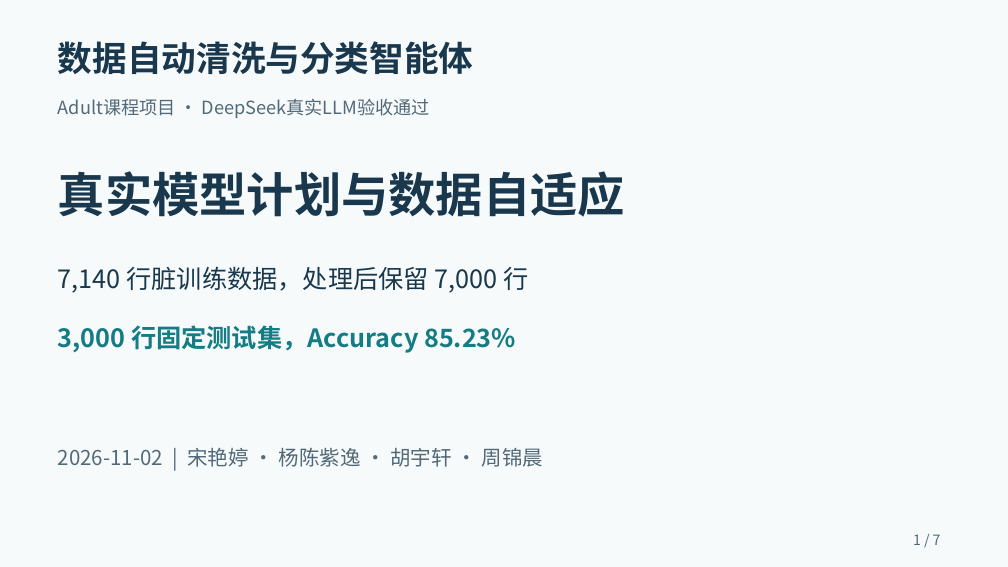
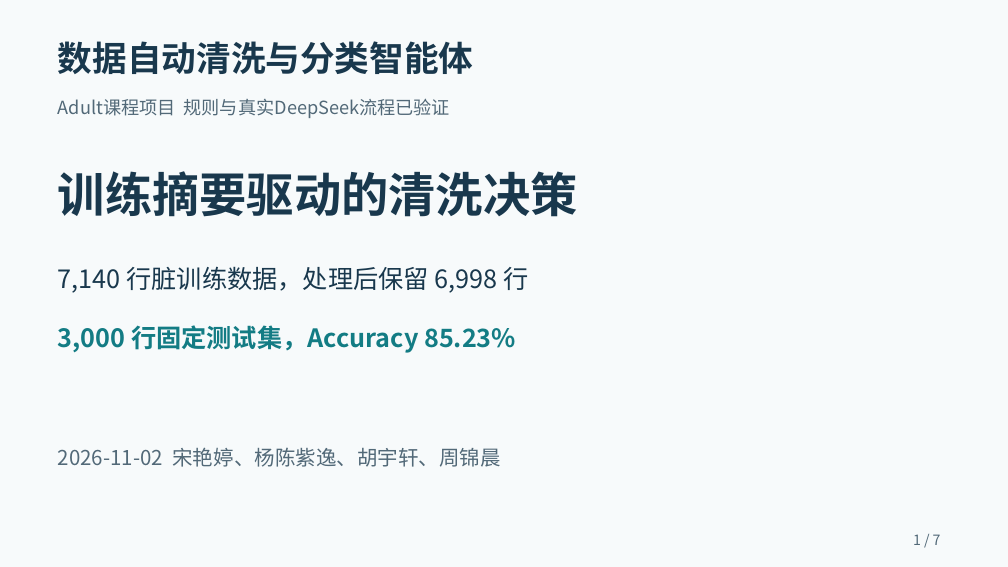
Before and after one commit to 2026-XJTU-UG-DM-Assignment-10/data_agent_course, a slide deck: slide 1 of docs/presentation.pptx. Drawn at 1008x567 pixels with LibreOffice and Linux fonts; fonts in the diff are those of the drawing. Boxes give left, top, right and bottom in pixels: in the first picture for what was removed or moved away, otherwise in the second. Text is boxed around its words. In the diff, an @@ line names an element or a change of style, - is before the commit and + after.

```diff
--- a/docs/presentation.pptx
+++ b/docs/presentation.pptx
@@ text at (58,99,450,118): text changed @@
-Adult课程项目 · DeepSeek真实LLM验收通过
+Adult课程项目 规则与真实DeepSeek流程已验证
@@ text at (58,171,578,217): text changed @@
-真实模型计划与数据自适应
+训练摘要驱动的清洗决策
@@ text at (58,266,528,293): text changed @@
-7,140 行脏训练数据，处理后保留 7,000 行
+7,140 行脏训练数据，处理后保留 6,998 行
@@ text at (58,447,500,467): text changed @@
-2026-11-02 | 宋艳婷 · 杨陈紫逸 · 胡宇轩 · 周锦晨
+2026-11-02 宋艳婷、杨陈紫逸、胡宇轩、周锦晨
```
Also in this commit, not shown: 6 other slides changed, 19 other files.
